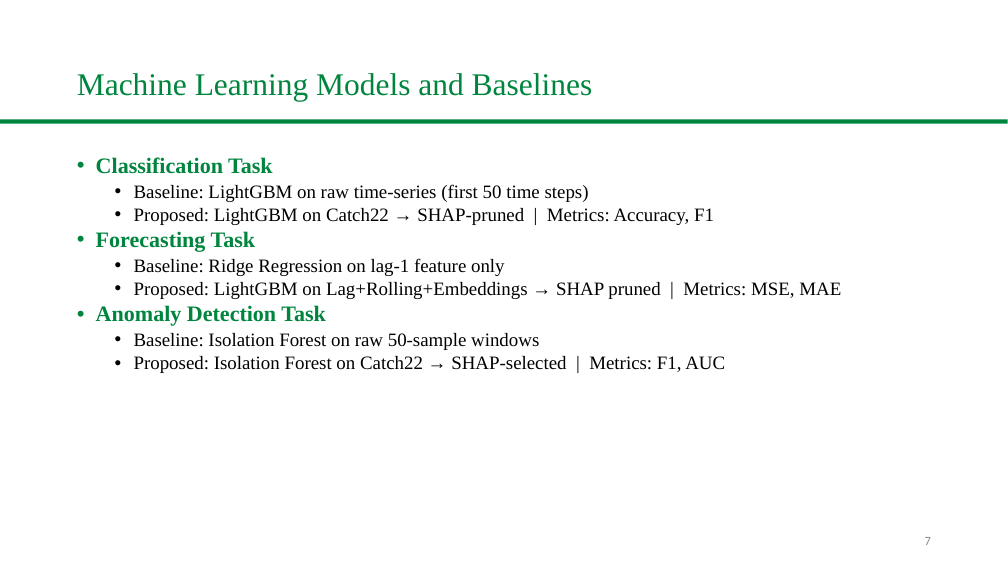
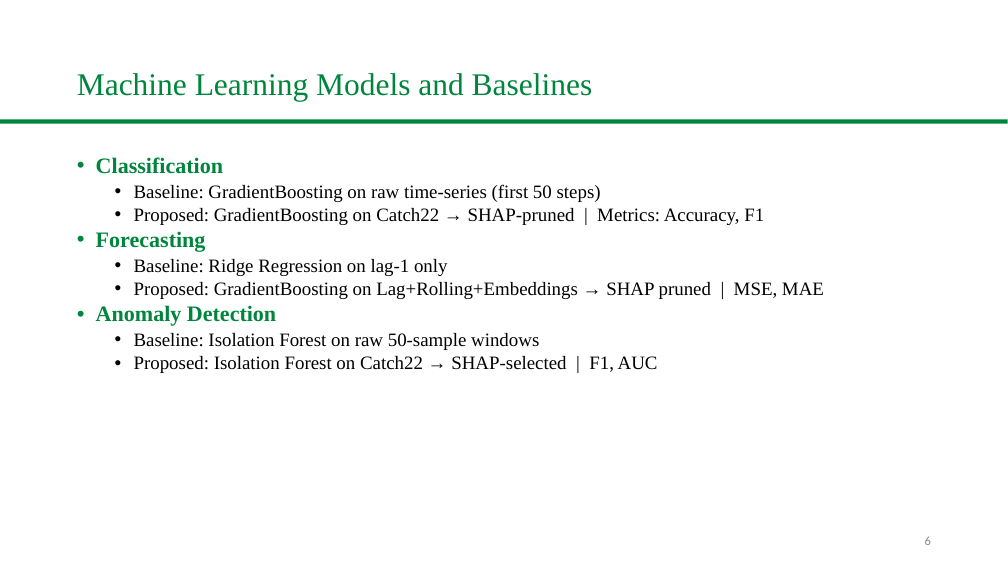
Before and after one commit to Ash-projects-personal/CSCE5222-Group18-FeatureEngineering, a slide deck: slide 6 of slides/Group18_UNT_Presentation.pptx (slide 7 before the commit). Drawn at 1008x567 pixels with LibreOffice and Linux fonts; fonts in the diff are those of the drawing; background and template pictures are left out. Boxes give left, top, right and bottom in pixels: in the first picture for what was removed or moved away, otherwise in the second. Text is boxed around its words. In the diff, an @@ line names an element or a change of style, - is before the commit and + after.

```diff
--- a/slides/Group18_UNT_Presentation.pptx
+++ b/slides/Group18_UNT_Presentation.pptx
@@ text at (96, 157, 824, 326): text changed @@
-• Classification Task
-  • Baseline: LightGBM on raw time-series (first 50 time steps)
-  • Proposed: LightGBM on Catch22 → SHAP-pruned | Metrics: Accuracy, F1
-• Forecasting Task
-  • Baseline: Ridge Regression on lag-1 feature only
-  • Proposed: LightGBM on Lag+Rolling+Embeddings → SHAP pruned | Metrics: MSE, MAE
-• Anomaly Detection Task
+• Classification
+  • Baseline: GradientBoosting on raw time-series (first 50 steps)
+  • Proposed: GradientBoosting on Catch22 → SHAP-pruned | Metrics: Accuracy, F1
+• Forecasting
+  • Baseline: Ridge Regression on lag-1 only
+  • Proposed: GradientBoosting on Lag+Rolling+Embeddings → SHAP pruned | MSE, MAE
+• Anomaly Detection
@@ text at (134, 356, 658, 373): text changed @@
-  • Proposed: Isolation Forest on Catch22 → SHAP-selected | Metrics: F1, AUC
+  • Proposed: Isolation Forest on Catch22 → SHAP-selected | F1, AUC
@@ page number at (925, 536, 931, 545): text changed @@
-7
+6
```
Also in this commit, not shown: 10 other slides changed, 4 slides removed, 2 other files.
